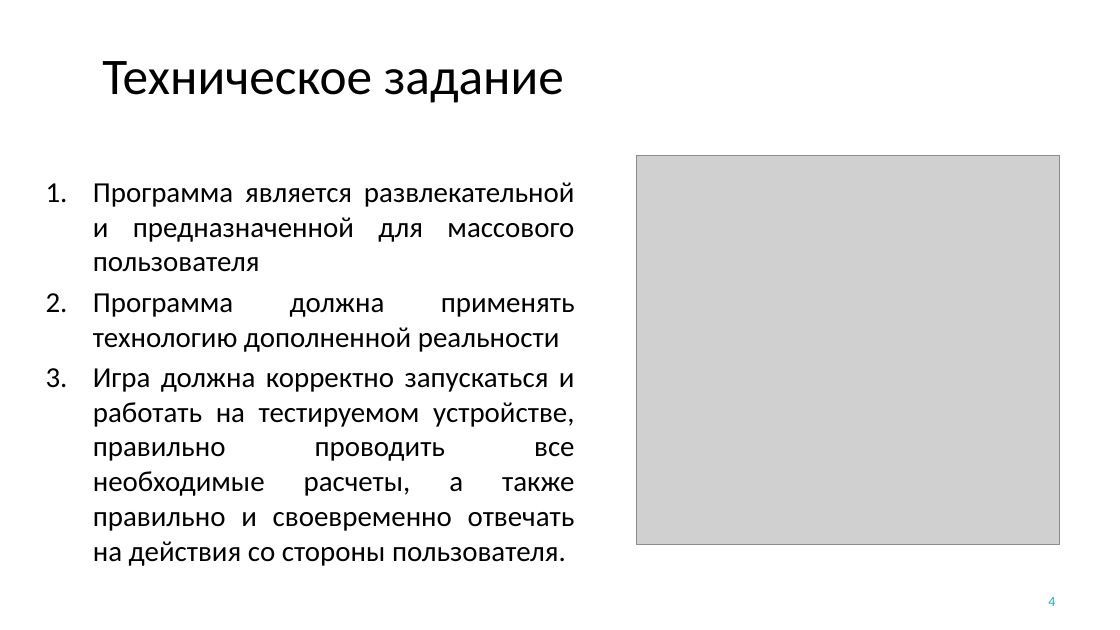
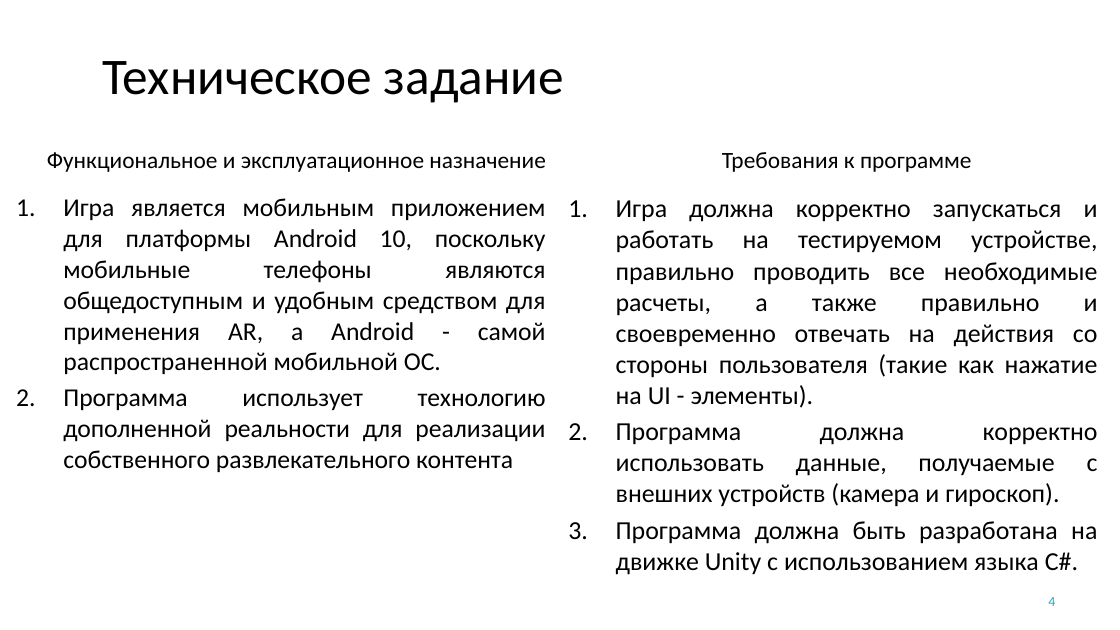
Before and after one commit to YakimenkoIlya/PhantasmagoriaProjectFiles, a slide deck: slide 4 of Якименко Курсовая.pptx. Drawn at 1120x630 pixels with LibreOffice and Linux fonts; fonts in the diff are those of the drawing; grey boxes stand for pictures; background and template pictures are left out. Boxes give left, top, right and bottom in pixels: in the first picture for what was removed or moved away, otherwise in the second. Text is boxed around its words. In the diff, an @@ line names an element or a change of style, - is before the commit and + after.

```diff
--- a/Якименко Курсовая.pptx
+++ b/Якименко Курсовая.pptx
@@ text added at (47,152,546,172), 20 pt, text #000000 @@
+Функциональное и эксплуатационное назначение
@@ picture removed at (636,155,1060,544) @@
@@ text added at (722,152,971,172), 20 pt, text #000000 @@
+Требования к программе
@@ text at (63,198,546,472): text changed; size 24.8 to 22 pt @@
-1. Программа является развлекательной и предназначенной для массового пользователя
-2. Программа должна применять технологию дополненной реальности
-3. Игра должна корректно запускаться и работать на тестируемом устройстве, правильно проводить все необходимые расчеты, а также правильно и своевременно отвечать на действия со стороны пользователя.
+1. Игра является мобильным приложением для платформы Android 10, поскольку мобильные телефоны являются общедоступным и удобным средством для применения AR, а Android - самой распространенной мобильной ОС.
+2. Программа использует технологию дополненной реальности для реализации собственного развлекательного контента
@@ text added at (616,200,1098,575), 22.2 pt, text #000000 @@
+1. Игра должна корректно запускаться и работать на тестируемом устройстве, правильно проводить все необходимые расчеты, а также правильно и своевременно отвечать на действия со стороны пользователя (такие как нажатие на UI - элементы).
+2. Программа должна корректно использовать данные, получаемые с внешних устройств (камера и гироскоп).
+3. Программа должна быть разработана на движке Unity с использованием языка C#.
```
Also in this commit, not shown: 4 other slides changed, 1 other file.
